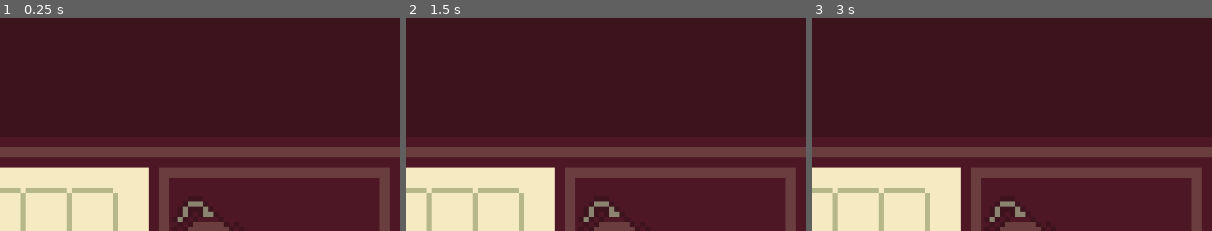
Above: before the commit, frames 1-3 (left to right).
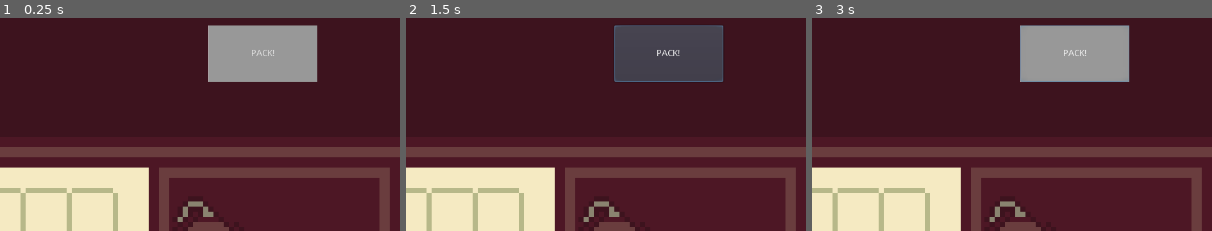
Above: after the commit, the same moments.

Repository: Mateus-Carmo31/godot-wild-jam-29
Game: Godot game, scene res://debug.tscn
The game is run twice, just before and just after one commit, with the same random seed, the same clock (stepped at 60 frames per second) and the same inputs. The engine's default icon, where the game draws it, is replaced by a stand-in: a white triangle on a blue panel in a dark square.
Inputs (mouse positions are % of the whole screen's width and height, from its top left):
- Up to frame 1 (0.25 s): no input
- Up to frame 2 (1.5 s): click (83, 8) at 0.5 s, where only the run after the commit has a clickable "PACK!"; click (83, 8) at 1.25 s, where only the run after the commit has a clickable "PACK!"
- Up to frame 3 (3 s): click (83, 8) at 2 s, where only the run after the commit has a clickable "PACK!"; tap Enter at 2.75 s; move the mouse to (76, 49) at 2.77 s; click (76, 49) at 2.92 s
The pictures show only the part of the screen within x 50-100%, y 0-50%; the shares and areas given below are measured in that part.

The runs differ from the first frame. In frame 1, 7.4% of the frame differs, in the area x 52-80%, y 3-31%; in frame 2, 7.3%; in frame 3, 7.4%.

Commit message:
Começado trabalho na compleção de nível

Diff:
--- /dev/null
+++ b/game/Level.gd
@@ -0,0 +1,16 @@
+extends Node
+
+
+# Declare member variables here. Examples:
+# var a = 2
+# var b = "text"
+
+
+# Called when the node enters the scene tree for the first time.
+func _ready():
+	pass # Replace with function body.
+
+
+# Called every frame. 'delta' is the elapsed time since the previous frame.
+#func _process(delta):
+#	pass
--- a/game/Piece.gd
+++ b/game/Piece.gd
@@ -3,11 +3,13 @@
 
 export(Array, Vector2) var relative_spaces
 export(bool) var moveable = true
-export(bool) var is_rotatable = true
+export(bool) var rotatable = true
 export(bool) var starts_placed = false
+export(bool) var victory_requirement = false
 
 onready var original_position : Vector2 = position
-var is_placed = false
+onready var original_relatives = relative_spaces
+var placed = false
 
 signal selected
 
--- a/game/Table.gd
+++ b/game/Table.gd
@@ -31,7 +31,7 @@
 
 func select_piece(piece):
 	current_piece = piece
-	current_piece.is_placed = false
+	current_piece.placed = false
 
 func update_piece_pos(pos):
 	current_piece.position += pos/scale # Adjust for scaling by 12
@@ -52,7 +52,6 @@
 		update_table()
 
 # Attempts to place a piece at a position.
-# TODO: check if space is occupied as well
 func try_place_piece():
 
 	var piece_pos = world_to_map(current_piece.position.round())
@@ -72,10 +71,10 @@
 		var map_pos = world_to_map(current_piece.position.round())
 
 		if(try_place_piece() == true):
-			current_piece.is_placed = true
+			current_piece.placed = true
 		else:
 			current_piece.position = current_piece.original_position
-			current_piece.is_placed = false
+			current_piece.placed = false
 
 		current_piece = null
 		update_table()
@@ -86,7 +85,7 @@
 	var occupied_slots = []
 
 	for piece in get_children():
-		if piece.is_placed:
+		if piece.placed:
 			var pos = world_to_map(piece.position.round())
 			occupied_slots.append(pos)
 			for offset in piece.relative_spaces:
@@ -119,12 +118,14 @@
 
 func check_completion():
 
-	var complete = true
-	for piece in get_children():
-		complete = false if not piece.is_placed else complete
+	var required_pieces_placed = true
+	for child in get_children():
+		if child.victory_requirement == true and child.placed == false:
+			required_pieces_placed = false
+			break
 
-	if complete:
-		print("GAME ENDED!")
+	if required_pieces_placed == true:
+		print("GAME ENDED")
 
 func is_in_board(pos):
 	var is_inside_x = pos.x >= 0 && pos.x < TABLE_SIZE.x
--- a/game/debug.tscn
+++ b/game/debug.tscn
@@ -6,8 +6,12 @@
 [ext_resource path="res://Piece.gd" type="Script" id=4]
 [ext_resource path="res://mockup2.png" type="Texture" id=5]
 [ext_resource path="res://mockup.png" type="Texture" id=6]
+[ext_resource path="res://Level.gd" type="Script" id=7]
 
-[sub_resource type="TileSet" id=4]
+[sub_resource type="StyleBoxFlat" id=4]
+border_width_left = 1
+
+[sub_resource type="TileSet" id=1]
 0/name = "occupied"
 0/texture = ExtResource( 1 )
 0/tex_offset = Vector2( 0, 0 )
@@ -65,13 +69,36 @@
 3/shapes = [  ]
 3/z_index = 0
 
-[sub_resource type="RectangleShape2D" id=3]
+[sub_resource type="RectangleShape2D" id=2]
 extents = Vector2( 7.1174, 5.9884 )
 
-[sub_resource type="RectangleShape2D" id=2]
+[sub_resource type="RectangleShape2D" id=3]
 extents = Vector2( 64.5486, 32.7492 )
 
-[node name="Game" type="Node"]
+[node name="Level" type="Node"]
+script = ExtResource( 7 )
+
+[node name="UI" type="CanvasLayer" parent="."]
+
+[node name="Control" type="Control" parent="UI"]
+anchor_right = 1.0
+anchor_bottom = 1.0
+__meta__ = {
+"_edit_use_anchors_": false
+}
+
+[node name="Button" type="Button" parent="UI/Control"]
+anchor_right = 1.0
+anchor_bottom = 1.0
+margin_left = 949.0
+margin_top = 82.0
+margin_right = -129.0
+margin_bottom = -566.0
+custom_styles/normal = SubResource( 4 )
+text = "PACK!"
+__meta__ = {
+"_edit_use_anchors_": false
+}
 
 [node name="Table" type="Sprite" parent="."]
 scale = Vector2( 8, 8 )
@@ -99,6 +126,7 @@
 "_edit_group_": true
 }
 relative_spaces = [ Vector2( 1, 0 ), Vector2( 0, 1 ), Vector2( 1, 1 ) ]
+victory_requirement = true
 
 [node name="Sprite" type="Sprite" parent="TileMap/Piece"]
 position = Vector2( 3.32437, 2.71568 )
Not shown: 4 places in game/debug.tscn that only renumber resources
Not shown, removed: art_workspace/overlay-export.png
